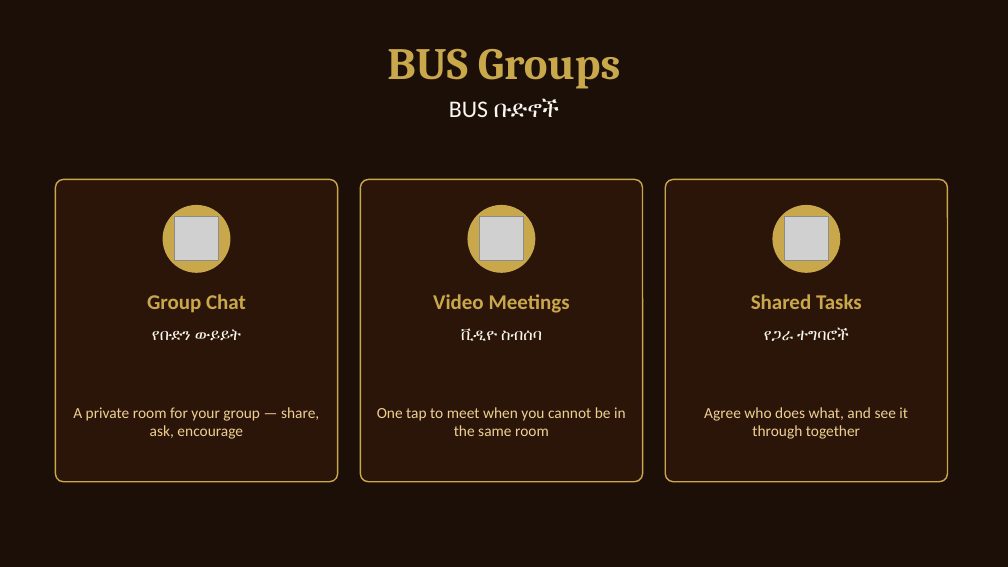
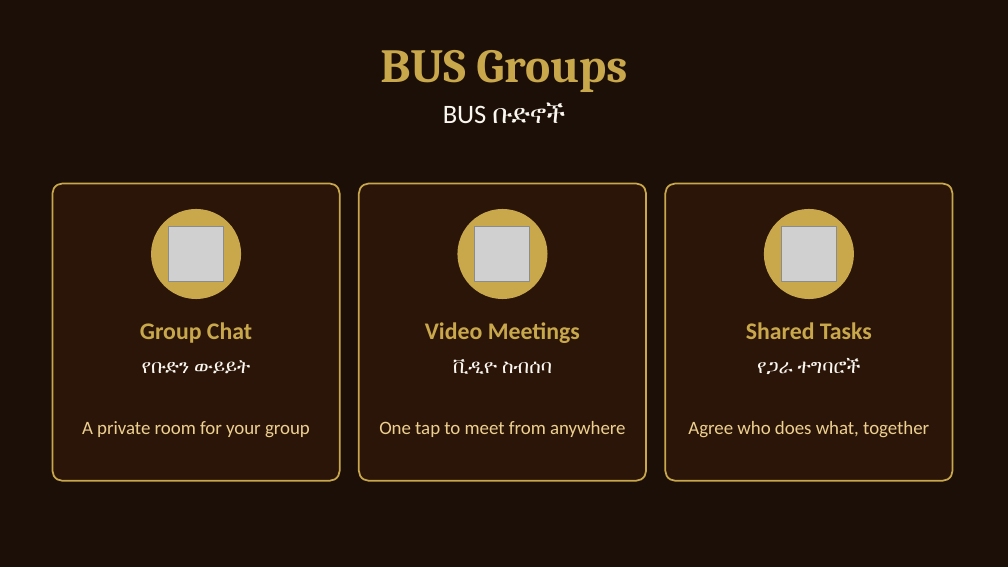
Before and after one commit to amenbekele1/Christian-Fellowship-Website, a slide deck: slide 6 of presentation/WETCF_Launch_Presentation.pptx. Drawn at 1008x567 pixels with LibreOffice and Linux fonts; fonts in the diff are those of the drawing; grey boxes stand for pictures. Boxes give left, top, right and bottom in pixels: in the first picture for what was removed or moved away, otherwise in the second. Text is boxed around its words. In the diff, an @@ line names an element or a change of style, - is before the commit and + after.

```diff
--- a/presentation/WETCF_Launch_Presentation.pptx
+++ b/presentation/WETCF_Launch_Presentation.pptx
@@ text "BUS Groups" at (380,50,627,92): size 32 to 34 pt @@
@@ text "BUS ቡድኖች" at (443,103,565,124): size 17 to 19 pt @@
@@ rounded rectangle: place and size @@
-rounded rectangle at (55,179,338,482)
+rounded rectangle at (52,183,340,481)
@@ rounded rectangle: place and size @@
-rounded rectangle at (361,179,643,482)
+rounded rectangle at (359,183,646,481)
@@ outline #C9A84C 1 pt to #C9A84C 1.25 pt; proportions changed in 3 elements at (52,183,340,481), (359,183,646,481), (665,183,953,481) @@
@@ rounded rectangle: place and size @@
-rounded rectangle at (665,179,948,482)
+rounded rectangle at (665,183,953,481)
@@ ellipse: place and size @@
-ellipse at (163,206,230,272)
+ellipse at (151,210,240,298)
@@ picture: place and size @@
-picture at (174,217,219,261)
+picture at (168,227,224,282)
@@ ellipse: place and size @@
-ellipse at (468,206,534,272)
+ellipse at (458,210,546,298)
@@ picture: place and size @@
-picture at (480,217,524,261)
+picture at (475,227,530,282)
@@ ellipse: place and size @@
-ellipse at (773,206,840,272)
+ellipse at (764,210,853,298)
@@ picture: place and size @@
-picture at (784,217,829,261)
+picture at (781,227,837,282)
@@ text "Group Chat": place and size @@
-text "Group Chat" at (147,294,246,313)
+text "Group Chat" at (140,322,252,343)
@@ text "Video Meetings": place and size @@
-text "Video Meetings" at (433,294,570,313)
+text "Video Meetings" at (425,322,580,343)
@@ size 15 to 17 pt in 3 elements at (140,322,252,343), (425,322,580,343), (746,322,872,339) @@
@@ text "Shared Tasks": place and size @@
-text "Shared Tasks" at (751,294,862,309)
+text "Shared Tasks" at (746,322,872,339)
@@ text "የቡድን ውይይት": place and size @@
-text "የቡድን ውይይት" at (152,329,241,341)
+text "የቡድን ውይይት" at (142,360,250,374)
@@ text "ቪዲዮ ስብሰባ": place and size @@
-text "ቪዲዮ ስብሰባ" at (461,328,542,341)
+text "ቪዲዮ ስብሰባ" at (453,359,552,374)
@@ size 11.5 to 14 pt in 3 elements at (142,360,250,374), (453,359,552,374), (757,358,861,374) @@
@@ text "የጋራ ተግባሮች": place and size @@
-text "የጋራ ተግባሮች" at (764,327,849,341)
+text "የጋራ ተግባሮች" at (757,358,861,374)
@@ text at (82,421,310,438): text changed; size 11 to 13.5 pt @@
-A private room for your group — share, ask, encourage
+A private room for your group
@@ text at (379,421,626,437): text changed; size 11 to 13.5 pt @@
-One tap to meet when you cannot be in the same room
+One tap to meet from anywhere
@@ text at (688,421,929,438): text changed; size 11 to 13.5 pt @@
-Agree who does what, and see it through together
+Agree who does what, together
```
Also in this commit, not shown: 13 other slides changed, 1 other file.
